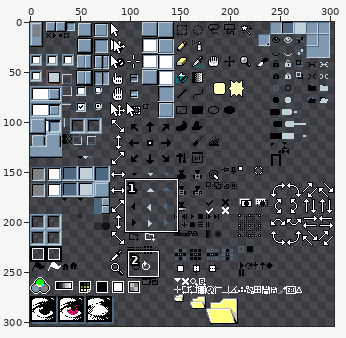
Two versions of one sprite sheet, Aseprite 95/rainy-day/sheet.png. Above, an overview of the earlier version with the close-up marked.
Close-up. Before the commit:
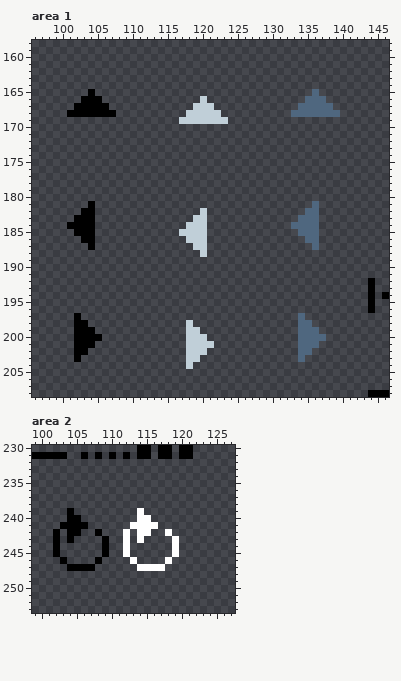
The file is 304x304 pixels. Pixels under 10% opacity are left out. Colours within 5 levels of each other are drawn and written as one. Shown: area 1: x 96..146, y 158..208; area 2: x 99..127, y 230..253.
And afterwards:
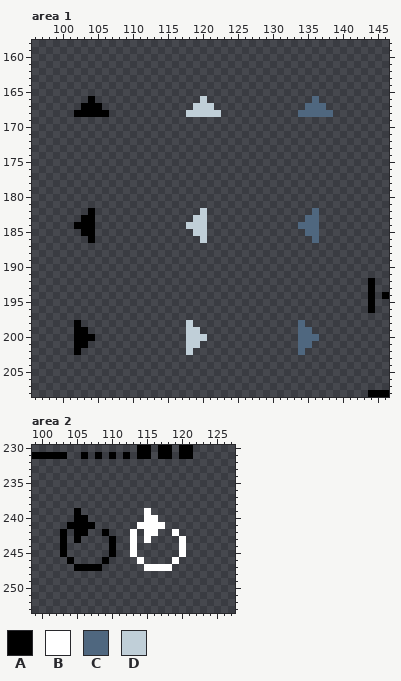
Palette (. is transparent): A #000000  B #ffffff  C #4f677f  D #c0cfd8
Message: Fix arrow icons
From old to new:
Area 1:
y 165: x 104 A -> .; x 136 C -> .
y 166: x 103 A -> .; x 105 A -> .; x 135 C -> .; x 137 C -> .
y 167: x 102 A -> .; x 106 A -> .; x 134 C -> .; x 138 C -> .
y 168: x 101 A -> .; x 107 A -> .; x 133 C -> .; x 139 C -> .
y 169: x 117..123 DDDDDDD -> .......
y 181: x 104 A -> .; x 136 C -> .
y 182: x 103 A -> .; x 135 C -> .
y 183: x 102 A -> .; x 134 C -> .
y 184: x 101 A -> .; x 133 C -> .
y 185: x 102 A -> .; x 117..118 DD -> ..; x 134 C -> .
y 186: x 103 A -> .; x 118..119 DD -> ..; x 135 C -> .
y 187: x 104 A -> .; x 119..120 DD -> ..; x 136 C -> .
y 188: x 120 D -> .
y 197: x 102 A -> .; x 134 C -> .
y 198: x 103 A -> .; x 135 C -> .
y 199: x 104 A -> .; x 136 C -> .
y 200: x 105 A -> .; x 137 C -> .
y 201: x 104 A -> .; x 120..121 DD -> ..; x 136 C -> .
y 202: x 103 A -> .; x 119..120 DD -> ..; x 135 C -> .
y 203: x 102 A -> .; x 118..119 DD -> ..; x 134 C -> .
y 204: x 118 D -> .
Area 2:
y 239: x 104..105 A. -> .A; x 114..115 B. -> .B
y 240: x 104 A -> .; x 106 . -> A; x 114 B -> .; x 116 . -> B
y 241: x 103 A -> .; x 107 . -> A; x 113 B -> .; x 117 . -> B
y 242: x 102..104 A.A -> .A.; x 106 . -> A; x 108..109 A. -> .A; x 112..114 B.B -> .B.; x 116 . -> B; x 118..119 B. -> .B
y 243: x 102..105 A.A. -> .A.A; x 109..110 A. -> .A; x 112..115 B.B. -> .B.B; x 119..120 B. -> .B
y 244..245: x 102..103 A. -> .A; x 109..110 A. -> .A; x 112..113 B. -> .B; x 119..120 B. -> .B
y 246: x 103..104 A. -> .A; x 108..109 A. -> .A; x 113..114 B. -> .B; x 118..119 B. -> .B
y 247: x 104 A -> .; x 108 . -> A; x 114 B -> .; x 118 . -> B
